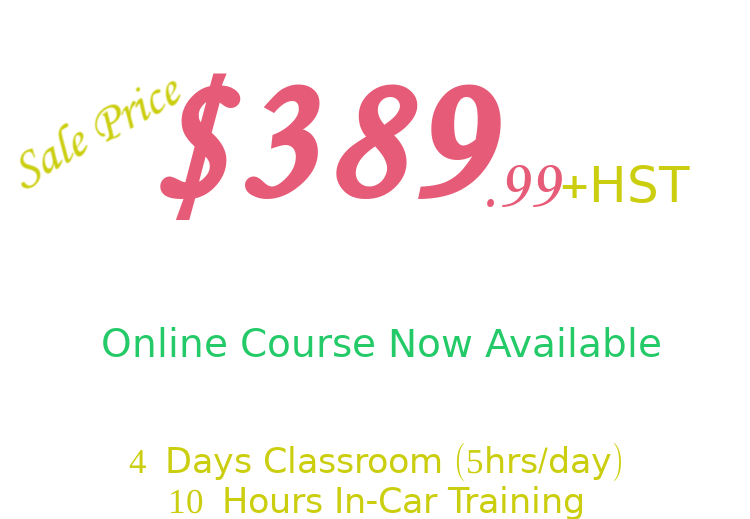
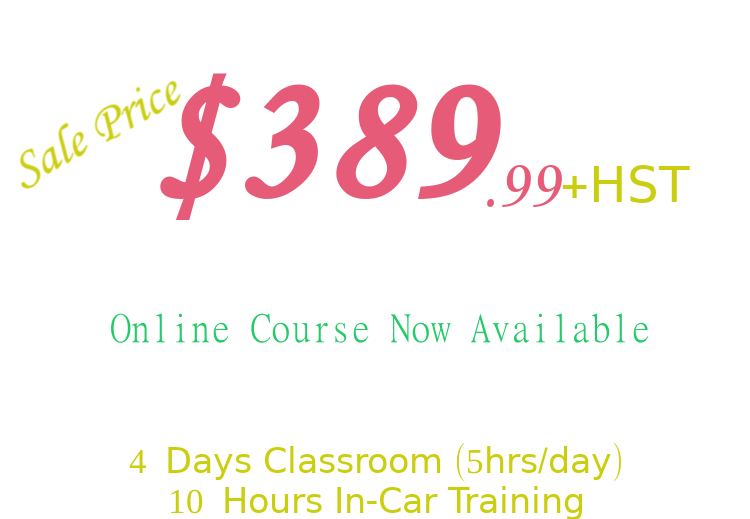
Layered file, before and after one edit (w=750, h=519). Changes by layer:
renamed "Valid For June, July and Augus..." to "Valid For September, October a...", painted on it over [103,313,660,357]
